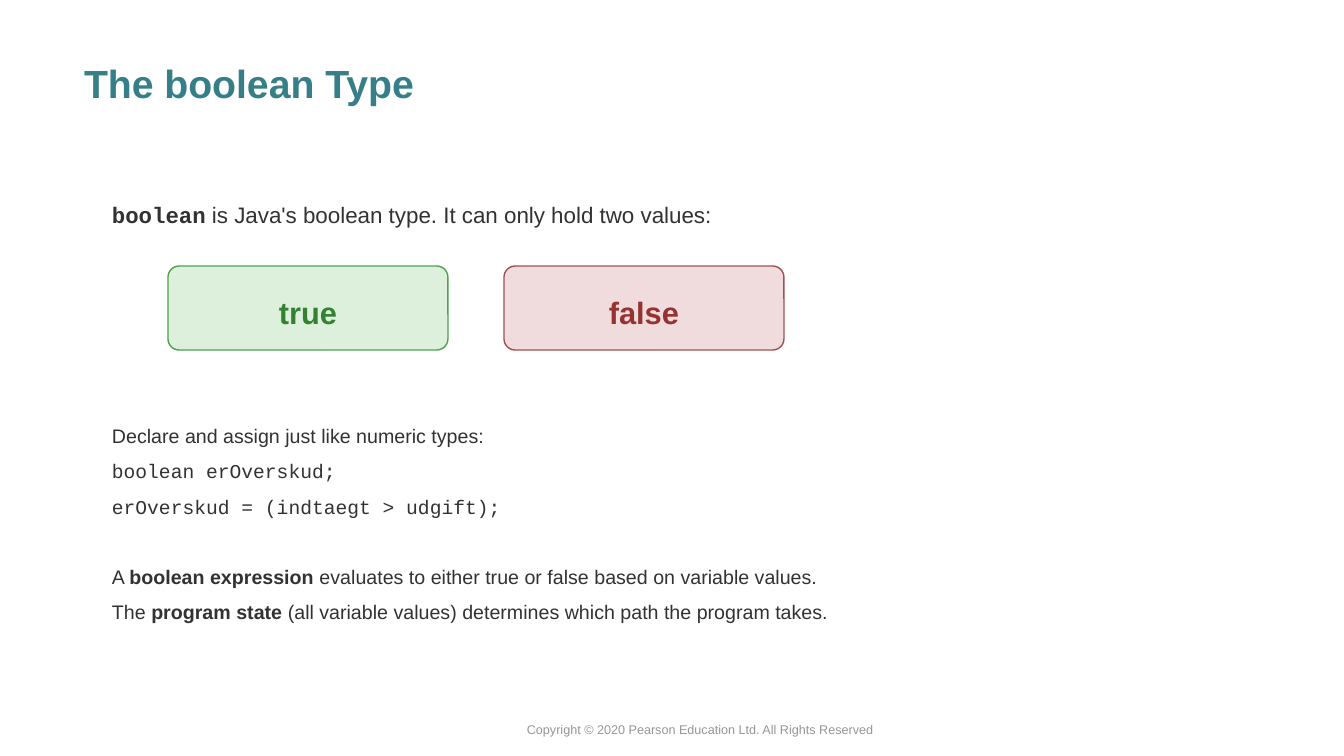
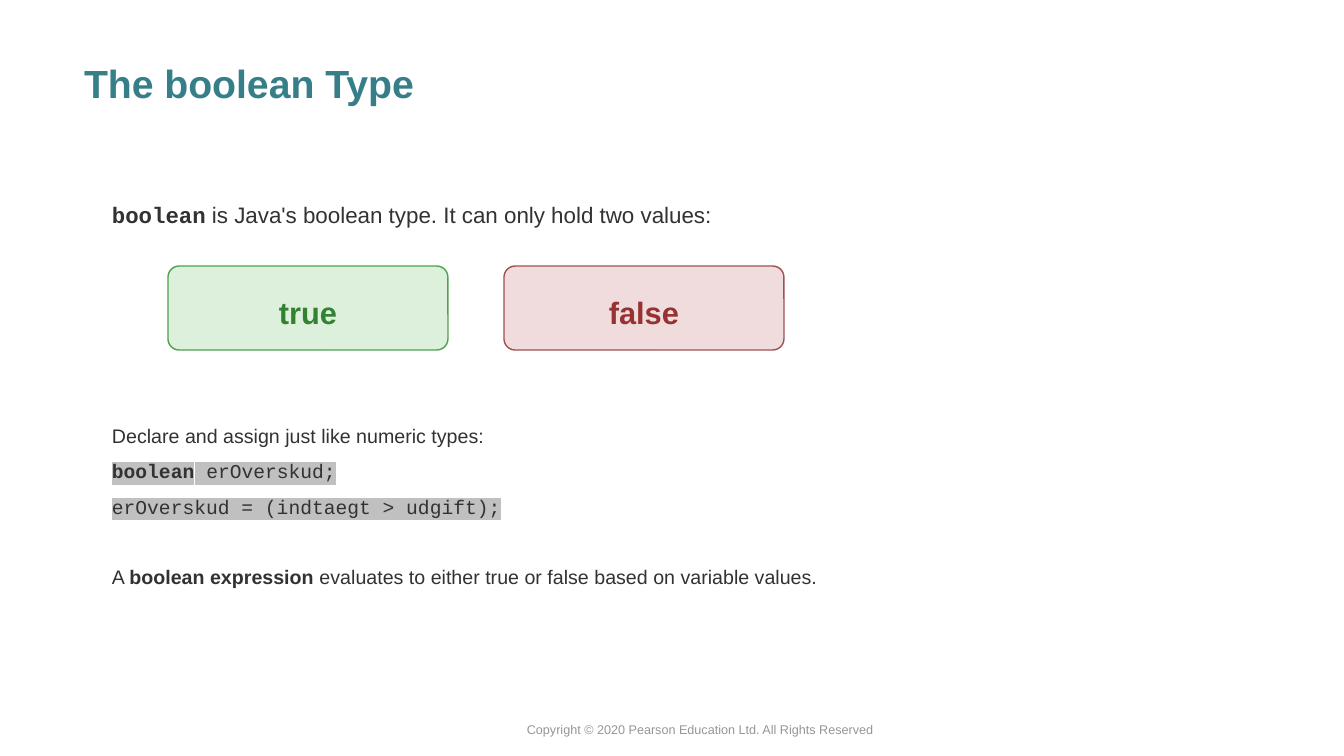
Before and after one commit to xiaoleibi/DMU26, a slide deck: slide 4 of ppt/Uge39_Selection.pptx. Drawn at 1344x756 pixels with LibreOffice and Linux fonts; fonts in the diff are those of the drawing. Boxes give left, top, right and bottom in pixels: in the first picture for what was removed or moved away, otherwise in the second. Text is boxed around its words. In the diff, an @@ line names an element or a change of style, - is before the commit and + after.

```diff
--- a/ppt/Uge39_Selection.pptx
+++ b/ppt/Uge39_Selection.pptx
@@ text at bbox=[112, 464, 500, 518]: highlight none to #C0C0C0 in "boolean erOverskud;", "erOverskud = (indtaegt > udgift);"; bold on in "boolean" @@
@@ text at bbox=[112, 604, 827, 623]: paragraph removed @@
-The program state (all variable values) determines which path the program takes.
```
Also in this commit, not shown: 14 other slides changed, 3 slides added, 7 slides removed.
